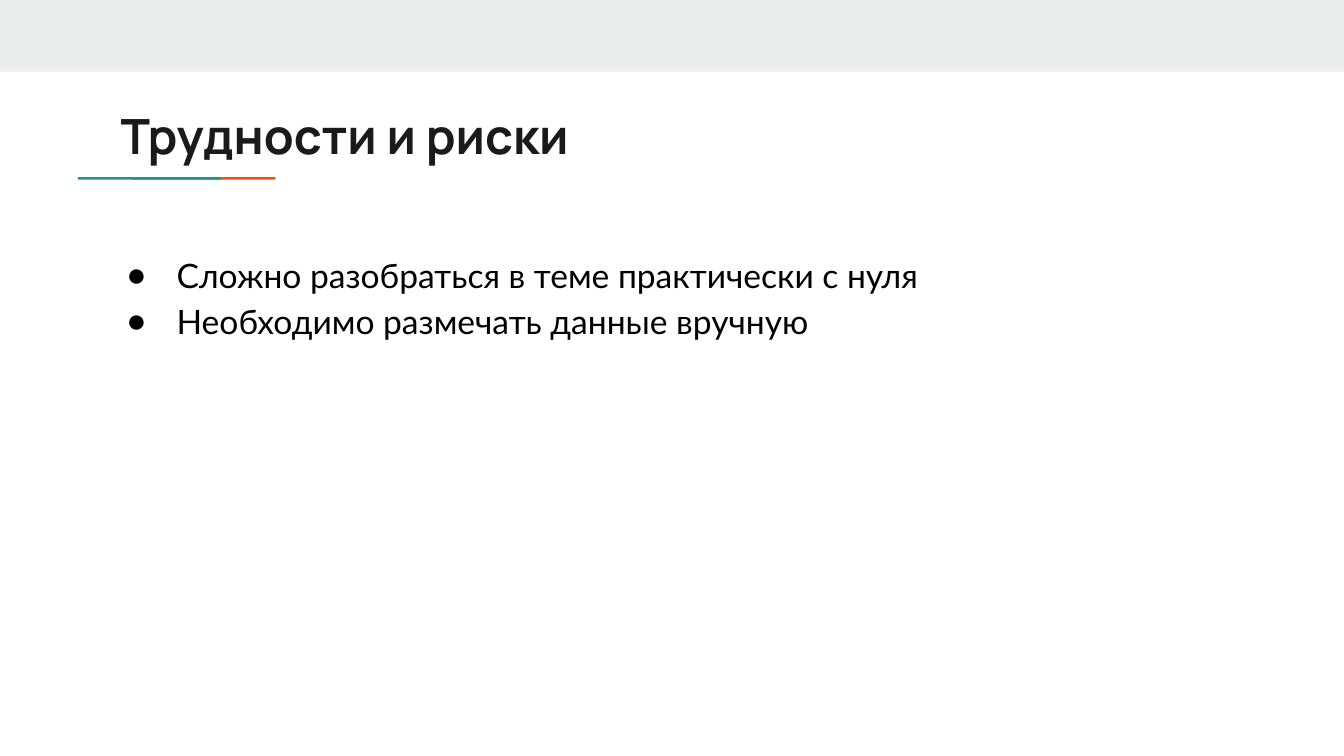
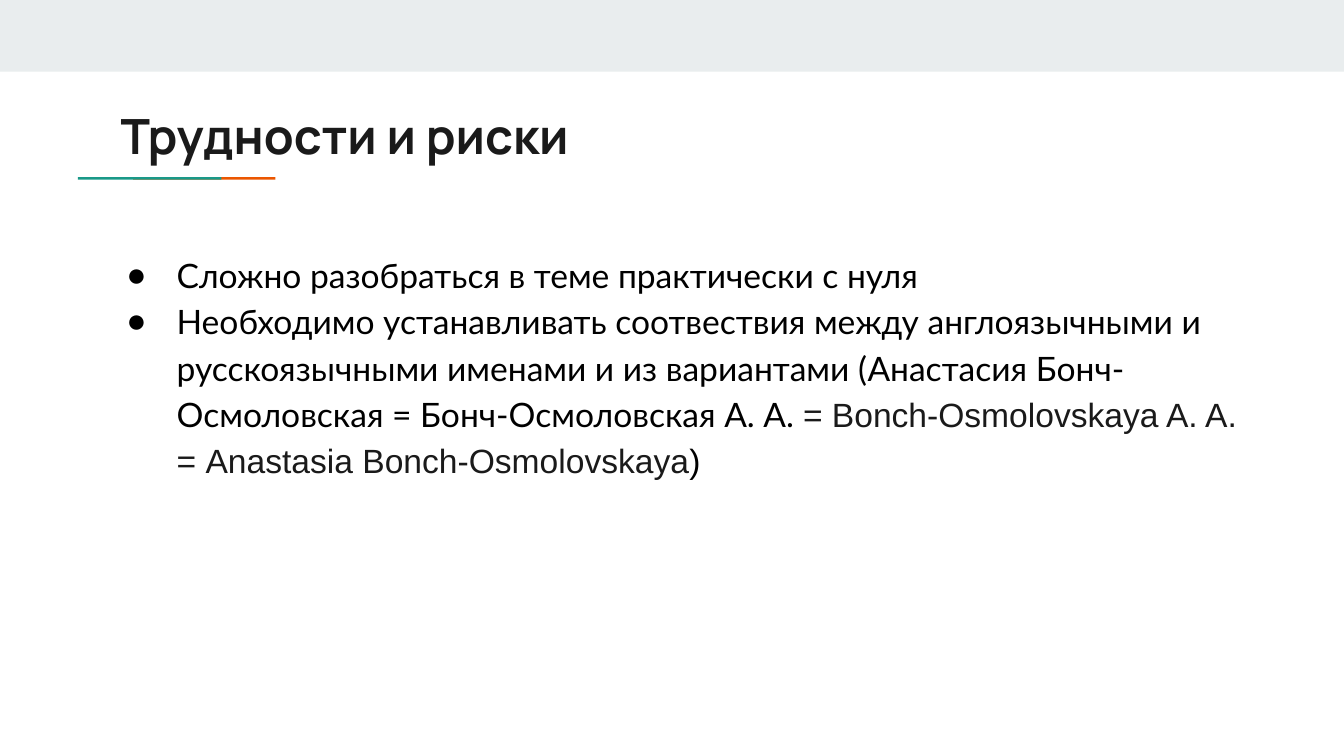
Before and after one commit to rusnlp/hse_nis, a slide deck: slide 12 of presentations/RUSNLP.pptx. Drawn at 1344x756 pixels with LibreOffice and Linux fonts; fonts in the diff are those of the drawing. Boxes give left, top, right and bottom in pixels: in the first picture for what was removed or moved away, otherwise in the second. Text is boxed around its words. In the diff, an @@ line names an element or a change of style, - is before the commit and + after.

```diff
--- a/presentations/RUSNLP.pptx
+++ b/presentations/RUSNLP.pptx
@@ text at (177,310,1237,479): text changed @@
-● Необходимо размечать данные вручную
+● Необходимо устанавливать соотвествия между англоязычными и русскоязычными именами и из вариантами (Анастасия Бонч-Осмоловская = Бонч-Осмоловская А. А. = Bonch-Osmolovskaya A. A. = Anastasia Bonch-Osmolovskaya)
```
Also in this commit, not shown: 4 other slides changed.
